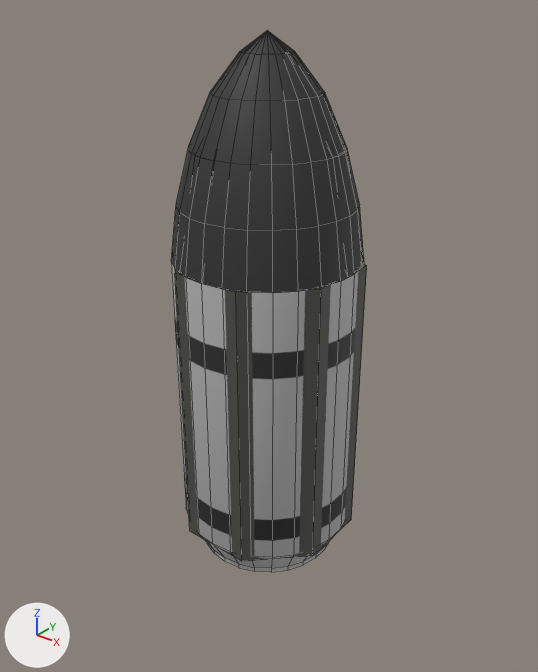
A saved change to the FBX model Assets/fairing.fbx.
Rendered twice from a camera (50 mm lens) standing at (0.0355, -0.0442, 0.0327) and looking at (-0.0005, 0.0008, 0.0048). The lights are fixed; the arrows at lower left show +X, +Y and +Z. Mesh edges are drawn as thin lines. Objects named as collision shapes, trigger or cutter boxes, shadow casters or lower levels of detail are left out. Where no turn or scale is listed for an object, it has been applied to the vertices.

Objects in the first picture: 'cap', 'cap_001', 'fairings', 'fairings-collider_004', 'fairings-collider_005', 'fairings-collider_006'.
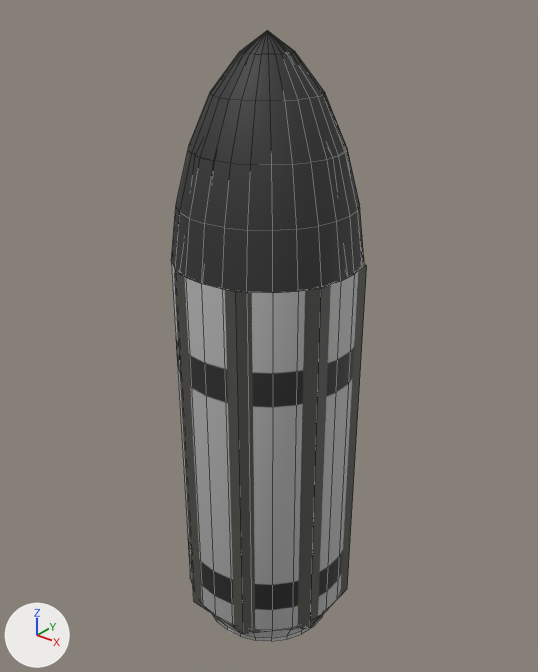
The newer file is also turned or shifted as a whole; pictures and numbers use the older file's frame.

Edits to the scene script, one JSON object a line:
```json
{"block": "me_fairings_collider_006", "where": "me_fairings_collider_006.from_pydata(...)  # 8 vertices, 3 faces; spans x 0.0069..0.0074, y -0.0031..0.0031, z -0.0124..0.0124"}
{"block": "me_fairings_collider_006", "where": "# used by ob_fairings_collider_006; location = (0.0, 0.0, 0.0)"}
{"block": "me_fairings_collider_006", "where": "# before: 0 (0.0074, 0.0031, -0.0124) at pixel (351, 519), 2 (0.0074, -0.0031, -0.0124) at pixel (312, 555), 6 (0.0069, 0.0029, -0.012), 7 (0.0069, -0.0029, -0.012)"}
{"block": "me_fairings_collider_006", "change": "me_fairings_collider_006 part 4"}
{"op": "add", "block": "me_fairings_collider_006", "code": "for i in [0, 2, 6, 7]: me_fairings_collider_006.vertices[i].co += Vector((0.0, 0.0, -0.0085))"}
{"block": "me_fairings_collider_005", "where": "me_fairings_collider_005.from_pydata(...)  # 8 vertices, 3 faces; spans x 0.0029..0.0074, y -0.0074..-0.0029, z -0.0124..0.0124"}
{"block": "me_fairings_collider_005", "where": "# used by ob_fairings_collider_005; location = (0.0, 0.0, 0.0)"}
{"block": "me_fairings_collider_005", "where": "# before: 0 (0.0074, -0.0031, -0.0124) at pixel (312, 555), 2 (0.0031, -0.0074, -0.0124) at pixel (241, 561), 6 (0.0069, -0.0029, -0.012), 7 (0.0029, -0.0069, -0.012)"}
{"block": "me_fairings_collider_005", "change": "me_fairings_collider_005 part 3"}
{"op": "add", "block": "me_fairings_collider_005", "code": "for i in [0, 2, 6, 7]: me_fairings_collider_005.vertices[i].co += Vector((0.0, 0.0, -0.0085))"}
{"block": "me_fairings", "where": "me_fairings.from_pydata(...)  # 244 vertices, 222 faces; spans x -0.76..0.76, y -0.77..0.77, z -1.5..1.24"}
{"block": "me_fairings", "where": "# used by ob_fairings; location = (0.0, 0.0, 0.0); rotation_euler = (0.0, 0.0, 3.142), in degrees (0, 0, 180); scale = (0.01, 0.01, 0.01)"}
{"block": "me_fairings", "change": "me_fairings part 1: all 200 vertices in x -0.76..0.76, y -0.77..0.77, z -1.5..-1.2 are moved by (0.0, 0.0, -0.85)"}
{"block": "me_fairings_collider_004", "where": "me_fairings_collider_004.from_pydata(...)  # 8 vertices, 3 faces; spans x -0.0031..0.0031, y -0.0074..-0.0069, z -0.0124..0.0124"}
{"block": "me_fairings_collider_004", "where": "# used by ob_fairings_collider_004; location = (0.0, 0.0, 0.0)"}
{"block": "me_fairings_collider_004", "where": "# before: 0 (0.0031, -0.0074, -0.0124) at pixel (241, 561), 2 (-0.0031, -0.0074, -0.0124) at pixel (189, 531), 6 (0.0029, -0.0069, -0.012), 7 (-0.0029, -0.0069, -0.012)"}
{"block": "me_fairings_collider_004", "change": "me_fairings_collider_004 part 2"}
{"op": "add", "block": "me_fairings_collider_004", "code": "for i in [0, 2, 6, 7]: me_fairings_collider_004.vertices[i].co += Vector((0.0, 0.0, -0.0085))"}
```

What differs and where, as boxes (x1, y1, x2, y2) in the pictures (538 x 672 px; the box of a moved part takes in the faces that stretch with it):
```json
{"object": "fairings", "change": "reshaped", "before": [171, 262, 358, 572], "after": [171, 262, 358, 641], "on screen": "22% taller"}
{"object": "fairings-collider_005", "change": "reshaped", "before": [236, 288, 321, 561], "after": [236, 288, 321, 634], "on screen": "27% taller"}
{"object": "fairings-collider_004", "change": "reshaped", "before": [175, 273, 242, 561], "after": [175, 273, 243, 634], "on screen": "25% taller"}
{"object": "fairings-collider_006", "change": "reshaped", "before": [313, 265, 367, 555], "after": [310, 265, 367, 628], "on screen": "25% taller"}
{"part": 2, "of": "me_fairings_collider_004", "change": "moved or reshaped", "before": [177, 317, 242, 561], "after": [177, 317, 243, 634]}
{"part": 3, "of": "me_fairings_collider_005", "change": "moved or reshaped", "before": [239, 347, 319, 561], "after": [239, 347, 319, 634]}
{"part": 4, "of": "me_fairings_collider_006", "change": "moved or reshaped", "before": [313, 326, 358, 555], "after": [310, 326, 358, 628]}
```
